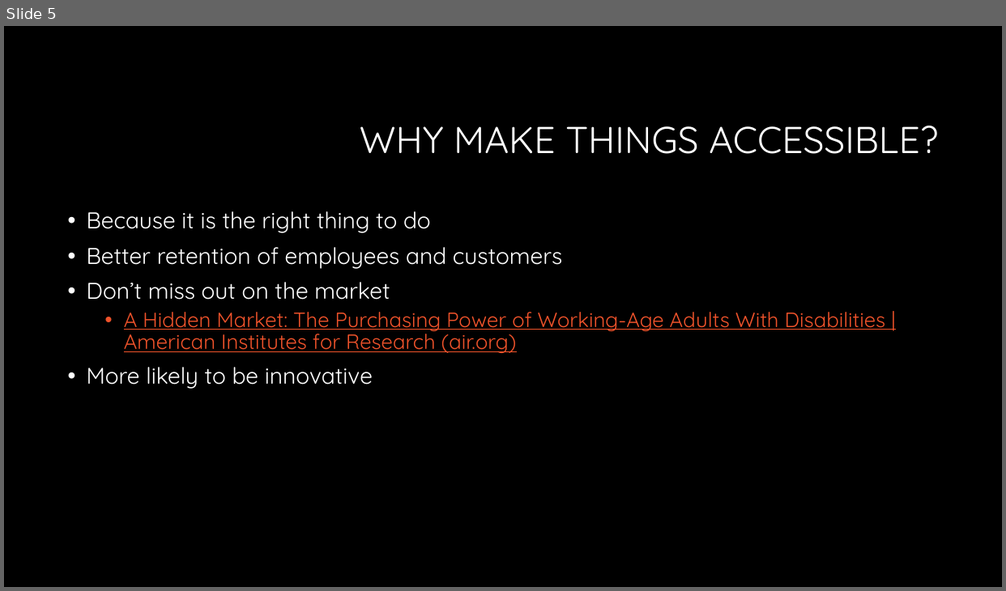
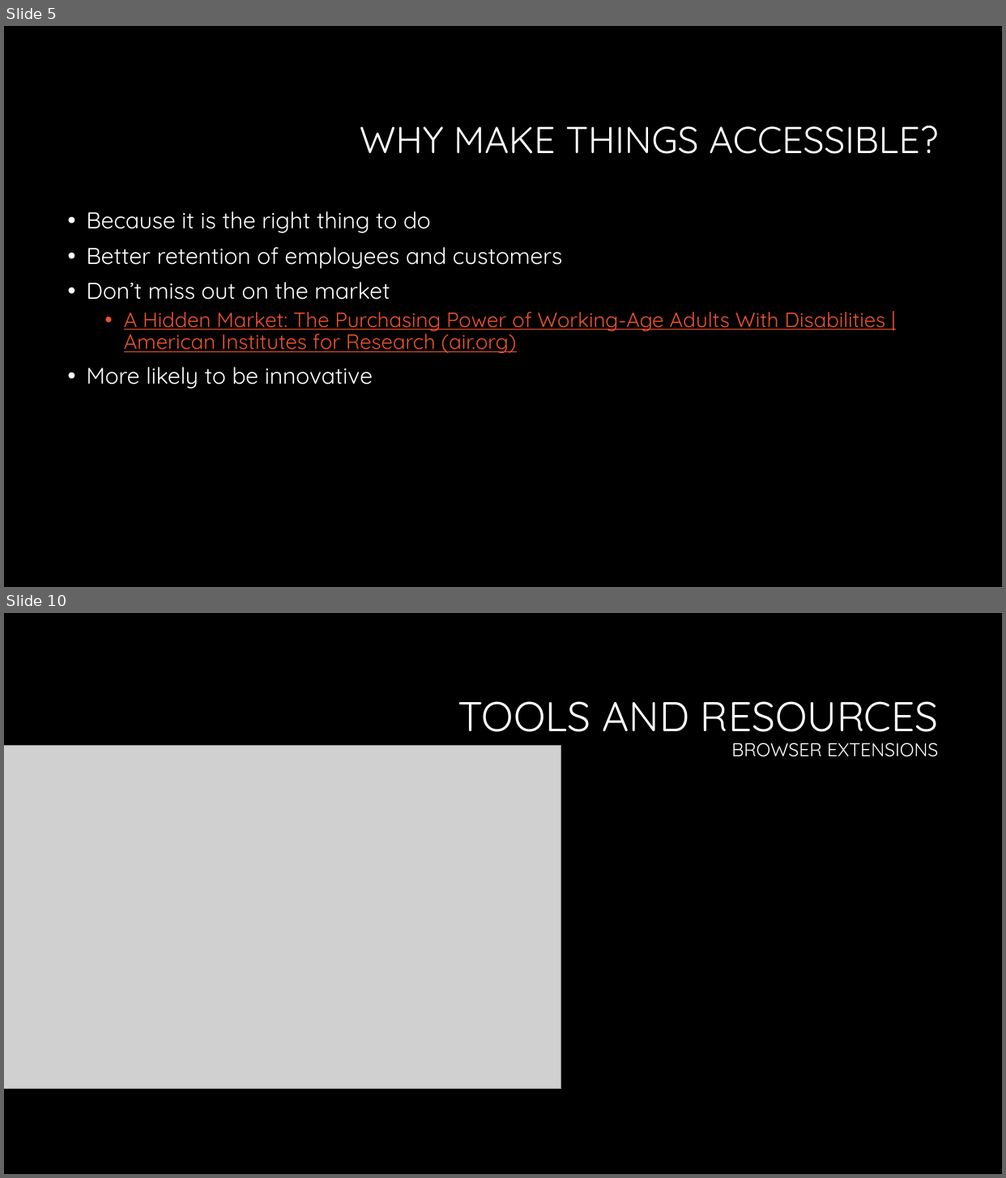
Before and after one commit to CorgiDev/A11y-Materials, a slide deck: Presenations/Upcoming Talk Drafts/2023_Accessibility Testing.pptx. Shown one above the other, each under a label of ours: slide 5 before the commit, slides 5 and 10 after it; the slides between them are not shown. The pictures are 1006x591 and 1006x1178 pixels, drawn with LibreOffice and Linux fonts; fonts in the diff are those of the drawing; grey boxes stand for pictures; background and template pictures are left out. Boxes give left, top, right and bottom in pixels: in the first picture for what was removed or moved away, otherwise in the second. Text is boxed around its words. In the diff, an @@ line names an element or a change of style, - is before the commit and + after.

```diff
--- a/Presenations/Upcoming Talk Drafts/2023_Accessibility Testing.pptx
+++ b/Presenations/Upcoming Talk Drafts/2023_Accessibility Testing.pptx
@@ slide 10 added at <box>4,613,1002,1174</box>, background #000000 @@
@@ title added at <box>458,701,938,757</box>, 40 pt, text #FFFFFF @@
+TOOLS AND RESOURCES
+BROWSER EXTENSIONS
@@ picture added at <box>4,746,561,1089</box> @@
```
Also in this commit, not shown: 4 slides changed, 5 other slides added.
